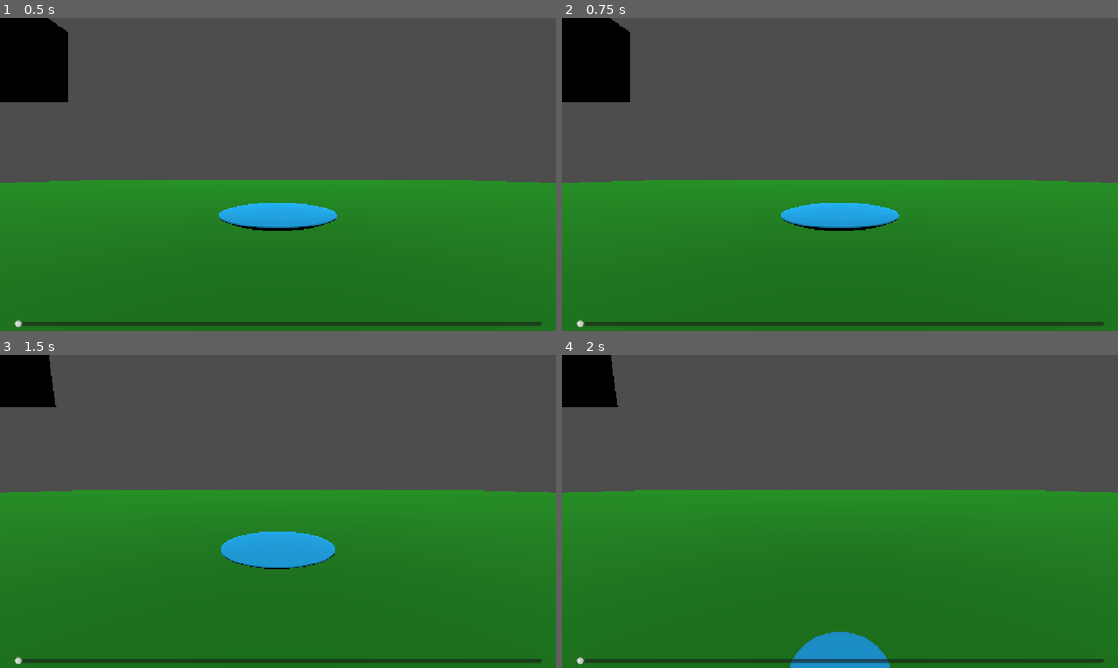
Above: before the commit, frames 1-4 (two rows, left to right).
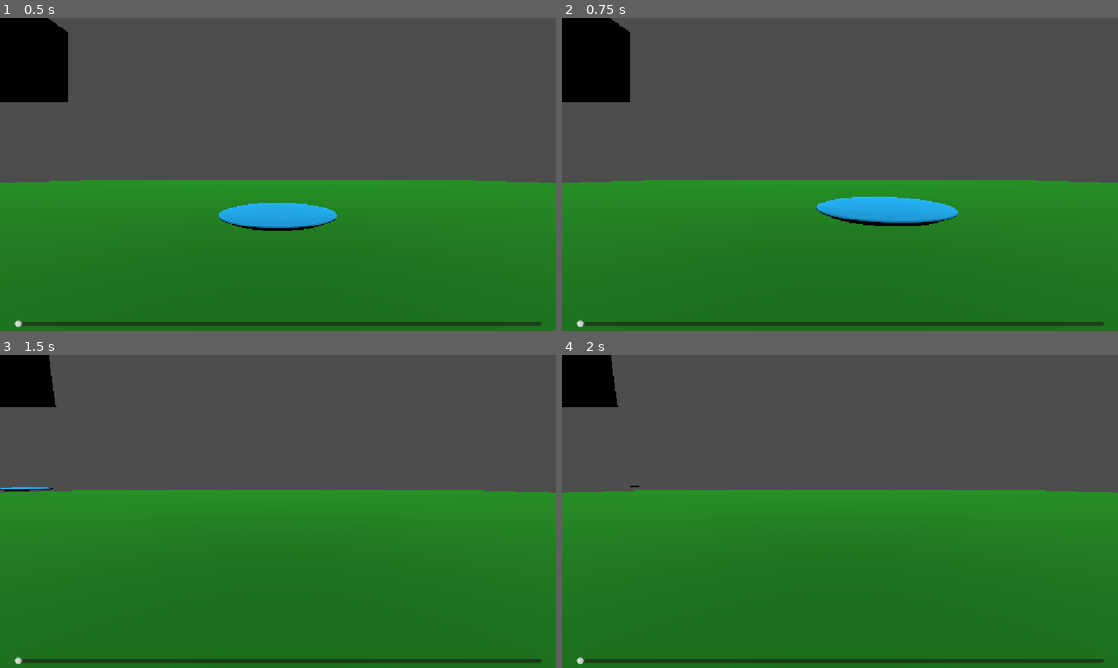
Above: after the commit, the same moments.

Repository: PastarDev/godot-disc-golf
Game: Godot game, scene res://main.tscn
The game is run twice, just before and just after one commit, with the same random seed, the same clock (stepped at 60 frames per second) and the same inputs.
Inputs (mouse positions are in pixels of both pictures, inside the frame that each line leads up to):
- Up to frame 1 (0.5 s): no input
- Up to frame 2 (0.75 s): tap Enter at 0.5 s; move the mouse to (962, 158) at 0.52 s; press the mouse at (962, 158) at 0.53 s
- Up to frame 3 (1.5 s): tap Space at 1.25 s; move the mouse to (166, 527) at 1.27 s; release the mouse at (166, 527) at 1.28 s; tap S (cam_down) at 1.35 s
- Up to frame 4 (2 s): click (728, 527) at 1.55 s

Frame 1 is identical in both runs. In frame 2, 2.0% of the frame differs, in the area x 39-72%, y 57-68%; in frame 3, 2.0%, in the area x 0-61%, y 42-69%; in frame 4, 1.6%.

Commit message:
fixed bug

Diff:
--- a/holdDisc.gd
+++ b/holdDisc.gd
@@ -40,7 +40,7 @@
 func _process(_delta: float) -> void:
 	var mouse_pos = get_viewport().get_mouse_position()
 	if Input.is_action_just_pressed("drag_disc"):
-		if -mouse_pos.y <= 10:
+		if mouse_pos.y > 622:
 			hold_disabled = true
 
 	if Input.is_action_just_released("drag_disc"):
@@ -55,6 +55,7 @@
 			apply_central_impulse(direction.normalized() * throw_power/3)
 		else:
 			hold_disabled = false
+			is_holding = true
 
 	if global_position.y <= 0.01:
 		linear_velocity = Vector3.ZERO
